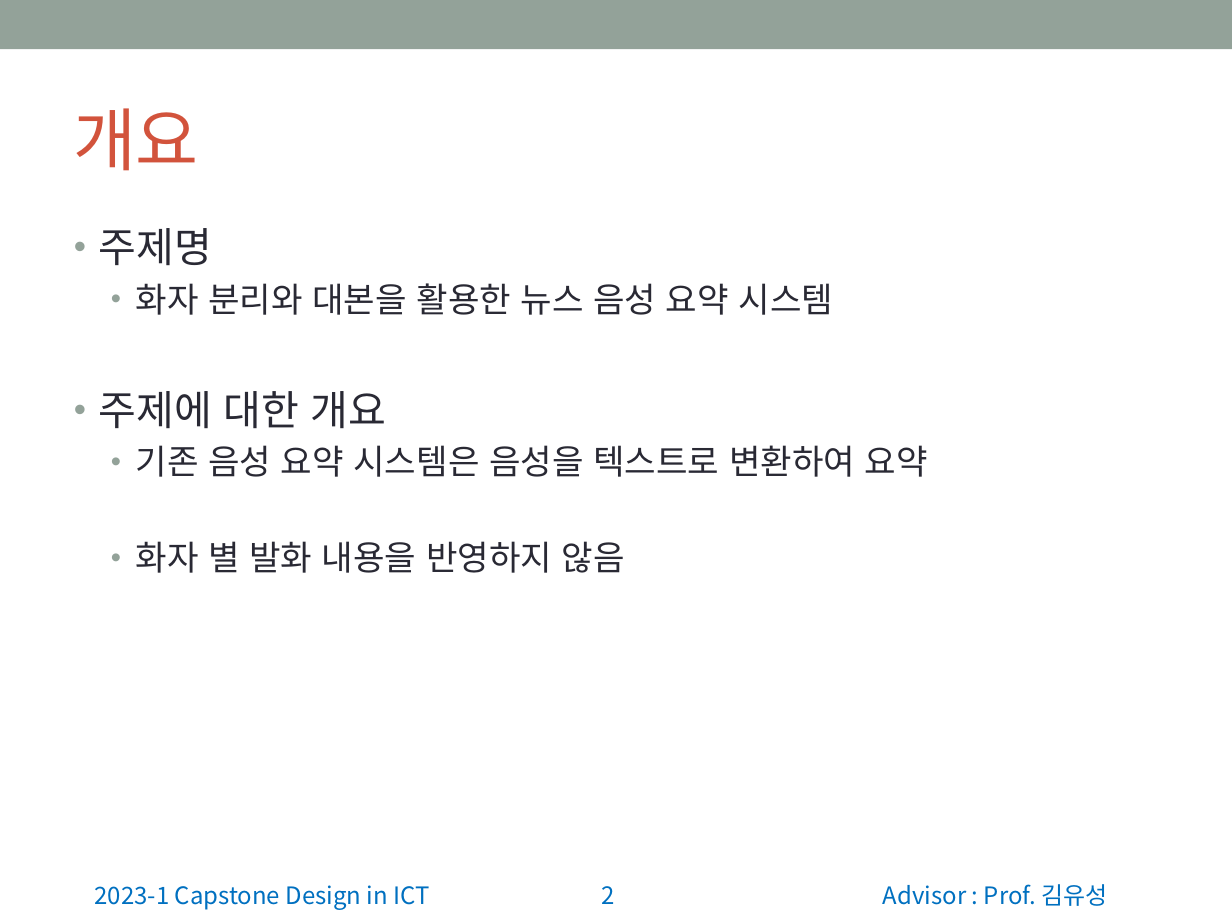
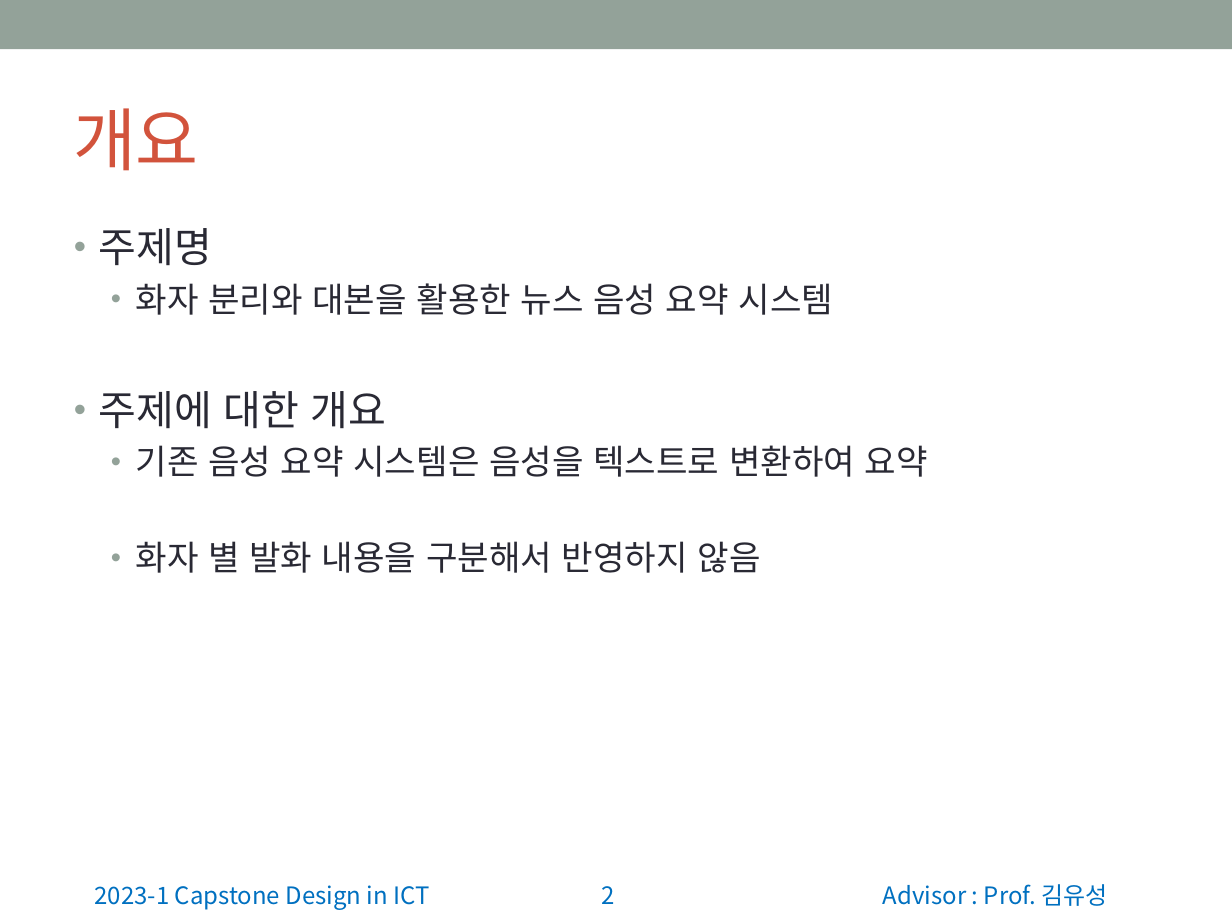
Before and after one commit to wonchul98/audio-to-summary, a slide deck: slide 2 of ppt/0512_2조_나현희_신원철.pptx. Drawn at 1232x924 pixels with LibreOffice and Linux fonts; fonts in the diff are those of the drawing. Boxes give left, top, right and bottom in pixels: in the first picture for what was removed or moved away, otherwise in the second. Text is boxed around its words. In the diff, an @@ line names an element or a change of style, - is before the commit and + after.

```diff
--- a/ppt/0512_2조_나현희_신원철.pptx
+++ b/ppt/0512_2조_나현희_신원철.pptx
@@ text at <box>136,541,761,573</box>: text changed @@
-  • 화자 별 발화 내용을 반영하지 않음
+  • 화자 별 발화 내용을 구분해서 반영하지 않음
```
Also in this commit, not shown: 1 other slide changed, 1 other file.
